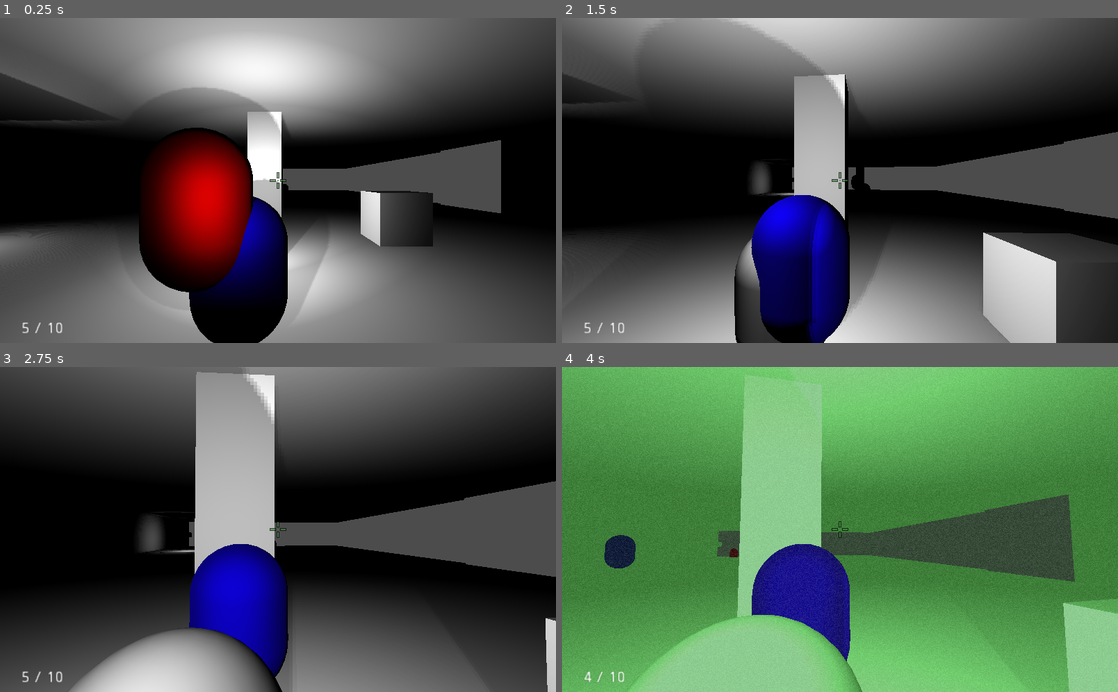
Above: before the commit, frames 1-4 (two rows, left to right).
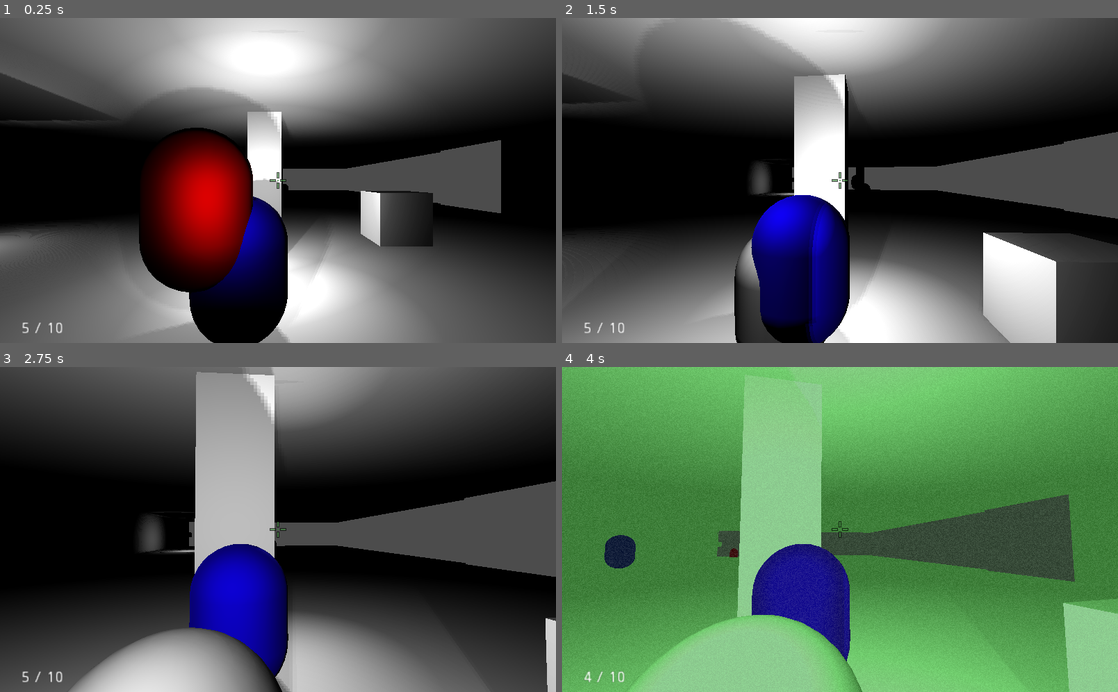
Above: after the commit, the same moments.

Repository: brennosouza/VS-Stealth
Game: Godot game, scene res://scenes/levels/test_level.tscn
Two runs of this game, one before a commit and one after it. Both use one fixed random seed, a clock stepped at 60 frames per second and the inputs below.
Inputs (mouse positions are in pixels of both pictures, inside the frame that each line leads up to):
- Up to frame 1 (0.25 s): no input
- Up to frame 2 (1.5 s): move the mouse to (867, 180) at 0.52 s; hold Ctrl (crouch) 0.53-1.28 s; hold Up (ui_up) from 0.53 s (still down); move the mouse to (812, 180) at 1.27 s; tap F (flashlight) at 1.35 s
- Up to frame 3 (2.75 s): keep holding Up (ui_up); move the mouse to (289, 523) at 2.02 s; tap E (interact) at 2.1 s
- Up to frame 4 (4 s): keep holding Up (ui_up); move the mouse to (834, 536) at 2.77 s; tap N (nightvision) at 2.85 s; move the mouse to (878, 532) at 3.52 s; click (878, 532) at 3.6 s

The runs differ from the first frame. In frame 1, 7.0% of the frame differs, in the area x 28-72%, y 0-100%; in frame 2, 11%, in the area x 29-87%, y 0-100%; in frame 3, 5.5%; in frame 4, nothing differs.

Commit message:
Cena para Gun criada

Diff:
--- a/scenes/characters/Player.tscn
+++ b/scenes/characters/Player.tscn
@@ -1,12 +1,10 @@
-[gd_scene load_steps=17 format=2]
+[gd_scene load_steps=12 format=2]
 
 [ext_resource path="res://scenes/characters/Player.gd" type="Script" id=1]
 [ext_resource path="res://audio/footstep.wav" type="AudioStream" id=2]
 [ext_resource path="res://scenes/UI/Player/HUD.tscn" type="PackedScene" id=3]
-[ext_resource path="res://scenes/characters/Gun.gd" type="Script" id=4]
-[ext_resource path="res://audio/colt.wav" type="AudioStream" id=5]
+[ext_resource path="res://scenes/guns/Gun.tscn" type="PackedScene" id=4]
 [ext_resource path="res://scenes/characters/Camroot.gd" type="Script" id=6]
-[ext_resource path="res://audio/Pistol Reload Sound Effect -edited.wav" type="AudioStream" id=7]
 [ext_resource path="res://shaders/night_vision_grainy_alt/NightVisionGrainyAlt.tscn" type="PackedScene" id=8]
 [ext_resource path="res://shaders/night_vision_grainy/NightVisionGrainy.tscn" type="PackedScene" id=9]
 
@@ -16,64 +14,6 @@
 [sub_resource type="CapsuleMesh" id=2]
 
 [sub_resource type="CapsuleShape" id=3]
-
-[sub_resource type="CylinderMesh" id=4]
-
-[sub_resource type="Animation" id=5]
-length = 0.1
-tracks/0/type = "value"
-tracks/0/path = NodePath("OmniLight:visible")
-tracks/0/interp = 1
-tracks/0/loop_wrap = true
-tracks/0/imported = false
-tracks/0/enabled = true
-tracks/0/keys = {
-"times": PoolRealArray( 0, 0.1 ),
-"transitions": PoolRealArray( 1, 1 ),
-"update": 1,
-"values": [ true, false ]
-}
-
-[sub_resource type="Animation" id=6]
-length = 1.5
-tracks/0/type = "value"
-tracks/0/path = NodePath("../../../..:reloading")
-tracks/0/interp = 1
-tracks/0/loop_wrap = true
-tracks/0/imported = false
-tracks/0/enabled = true
-tracks/0/keys = {
-"times": PoolRealArray( 0, 1.5 ),
-"transitions": PoolRealArray( 1, 1 ),
-"update": 1,
-"values": [ true, false ]
-}
-tracks/1/type = "value"
-tracks/1/path = NodePath("reloadSound:playing")
-tracks/1/interp = 1
-tracks/1/loop_wrap = true
-tracks/1/imported = false
-tracks/1/enabled = true
-tracks/1/keys = {
-"times": PoolRealArray( 0 ),
-"transitions": PoolRealArray( 1 ),
-"update": 1,
-"values": [ true ]
-}
-tracks/2/type = "method"
-tracks/2/path = NodePath("../../../..")
-tracks/2/interp = 1
-tracks/2/loop_wrap = true
-tracks/2/imported = false
-tracks/2/enabled = true
-tracks/2/keys = {
-"times": PoolRealArray( 1.5 ),
-"transitions": PoolRealArray( 1 ),
-"values": [ {
-"args": [  ],
-"method": "reload_func"
-} ]
-}
 
 [sub_resource type="Animation" id=7]
 tracks/0/type = "audio"
@@ -124,35 +64,7 @@
 shadow_reverse_cull_face = true
 spot_range = 17.3055
 
-[node name="Gun" type="Spatial" parent="Camroot/Helper/Camera"]
-transform = Transform( 1, 0, 0, 0, 1, 0, 0, 0, 1, 0, 0, -6.33317 )
-script = ExtResource( 4 )
-
-[node name="MeshInstance" type="MeshInstance" parent="Camroot/Helper/Camera/Gun"]
-transform = Transform( 0.120872, 0, 0, 0, -5.28348e-09, 0.120872, 0, -0.120872, -5.28348e-09, 0, 0, 0 )
-visible = false
-mesh = SubResource( 4 )
-material/0 = null
-
-[node name="OmniLight" type="OmniLight" parent="Camroot/Helper/Camera/Gun"]
-visible = false
-shadow_enabled = true
-
-[node name="audiobullet" type="AudioStreamPlayer3D" parent="Camroot/Helper/Camera/Gun"]
-stream = ExtResource( 5 )
-unit_db = 7.0
-unit_size = 10.0
-max_db = 6.0
-
-[node name="AnimationPlayer" type="AnimationPlayer" parent="Camroot/Helper/Camera/Gun"]
-anims/muzzle_flash = SubResource( 5 )
-anims/reload = SubResource( 6 )
-
-[node name="reloadSound" type="AudioStreamPlayer3D" parent="Camroot/Helper/Camera/Gun"]
-stream = ExtResource( 7 )
-unit_db = 5.0
-unit_size = 5.0
-max_db = 6.0
+[node name="Gun" parent="Camroot/Helper/Camera" instance=ExtResource( 4 )]
 
 [node name="RayCast" type="RayCast" parent="Camroot/Helper/Camera"]
 transform = Transform( 1, 0, 0, 0, 1, 0, 0, 0, 1, -4.17233e-07, 0, -5.78326 )
@@ -185,3 +97,5 @@
 omni_range = 16.6749
 
 [node name="HUD" parent="." instance=ExtResource( 3 )]
+
+[editable path="Camroot/Helper/Camera/Gun"]
--- /dev/null
+++ b/scenes/guns/Gun.tscn
@@ -0,0 +1,92 @@
+[gd_scene load_steps=7 format=2]
+
+[ext_resource path="res://scenes/characters/Gun.gd" type="Script" id=1]
+[ext_resource path="res://audio/colt.wav" type="AudioStream" id=2]
+[ext_resource path="res://audio/Pistol Reload Sound Effect -edited.wav" type="AudioStream" id=3]
+
+[sub_resource type="CylinderMesh" id=4]
+
+[sub_resource type="Animation" id=5]
+length = 0.1
+tracks/0/type = "value"
+tracks/0/path = NodePath("OmniLight:visible")
+tracks/0/interp = 1
+tracks/0/loop_wrap = true
+tracks/0/imported = false
+tracks/0/enabled = true
+tracks/0/keys = {
+"times": PoolRealArray( 0, 0.1 ),
+"transitions": PoolRealArray( 1, 1 ),
+"update": 1,
+"values": [ true, false ]
+}
+
+[sub_resource type="Animation" id=6]
+length = 1.5
+tracks/0/type = "value"
+tracks/0/path = NodePath("../../../..:reloading")
+tracks/0/interp = 1
+tracks/0/loop_wrap = true
+tracks/0/imported = false
+tracks/0/enabled = true
+tracks/0/keys = {
+"times": PoolRealArray( 0, 1.5 ),
+"transitions": PoolRealArray( 1, 1 ),
+"update": 1,
+"values": [ true, false ]
+}
+tracks/1/type = "value"
+tracks/1/path = NodePath("reloadSound:playing")
+tracks/1/interp = 1
+tracks/1/loop_wrap = true
+tracks/1/imported = false
+tracks/1/enabled = true
+tracks/1/keys = {
+"times": PoolRealArray( 0 ),
+"transitions": PoolRealArray( 1 ),
+"update": 1,
+"values": [ true ]
+}
+tracks/2/type = "method"
+tracks/2/path = NodePath("../../../..")
+tracks/2/interp = 1
+tracks/2/loop_wrap = true
+tracks/2/imported = false
+tracks/2/enabled = true
+tracks/2/keys = {
+"times": PoolRealArray( 1.5 ),
+"transitions": PoolRealArray( 1 ),
+"values": [ {
+"args": [  ],
+"method": "reload_func"
+} ]
+}
+
+[node name="Gun" type="Spatial"]
+transform = Transform( 1, 0, 0, 0, 1, 0, 0, 0, 1, 0, 0, -6.33317 )
+script = ExtResource( 1 )
+
+[node name="MeshInstance" type="MeshInstance" parent="."]
+transform = Transform( 0.120872, 0, 0, 0, -5.28348e-09, 0.120872, 0, -0.120872, -5.28348e-09, 0, 0, 0 )
+visible = false
+mesh = SubResource( 4 )
+material/0 = null
+
+[node name="OmniLight" type="OmniLight" parent="."]
+shadow_enabled = true
+
+[node name="audiobullet" type="AudioStreamPlayer3D" parent="."]
+stream = ExtResource( 2 )
+unit_db = 7.0
+unit_size = 10.0
+max_db = 6.0
+
+[node name="AnimationPlayer" type="AnimationPlayer" parent="."]
+anims/muzzle_flash = SubResource( 5 )
+anims/reload = SubResource( 6 )
+
+[node name="reloadSound" type="AudioStreamPlayer3D" parent="."]
+stream = ExtResource( 3 )
+unit_db = 5.0
+unit_size = 5.0
+max_db = 6.0
